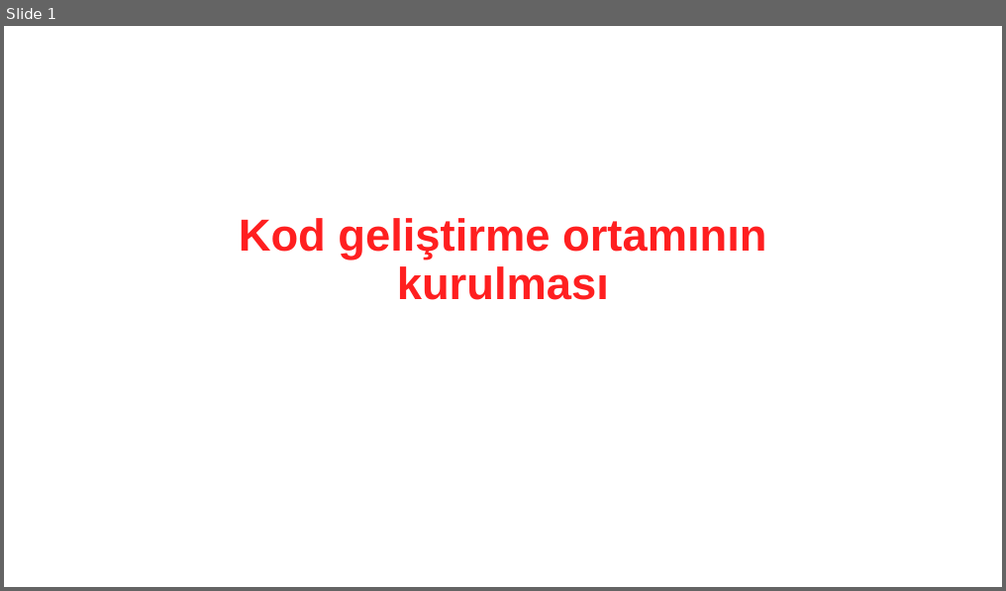
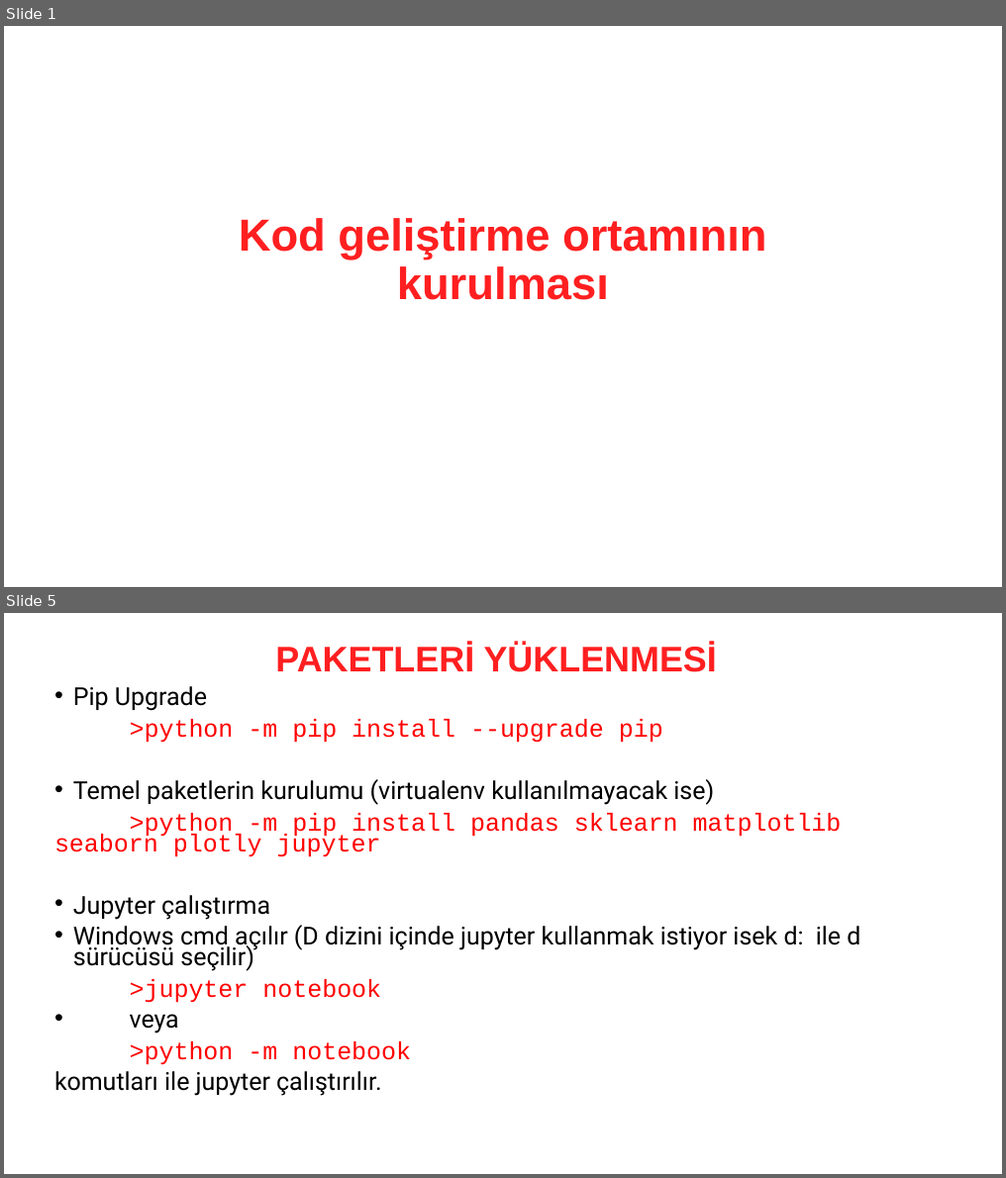
Before and after one commit to MustafaErenSonkaya/machine-learning-with-python-101, a slide deck: presentations/07. Kod geliştirme ortamının kurulması.pptx. Shown one above the other, each under a label of ours: slide 1 before the commit, slides 1 and 5 after it; the slides between them are not shown. The pictures are 1006x591 and 1006x1178 pixels, drawn with LibreOffice and Linux fonts; fonts in the diff are those of the drawing. Boxes give left, top, right and bottom in pixels: in the first picture for what was removed or moved away, otherwise in the second. Text is boxed around its words. In the diff, an @@ line names an element or a change of style, - is before the commit and + after.

```diff
--- a/presentations/07. Kod geliştirme ortamının kurulması.pptx
+++ b/presentations/07. Kod geliştirme ortamının kurulması.pptx
@@ slide 5 added at (4, 613, 1002, 1174), background #FFFFFF @@
@@ title added at (275, 644, 717, 672), 34.2 pt, text #FF1F20, bold @@
+PAKETLERİ YÜKLENMESİ
@@ text added at (54, 686, 860, 1096), 23.8 pt, text #000000 @@
+• Pip Upgrade
+>python -m pip install --upgrade pip
+• Temel paketlerin kurulumu (virtualenv kullanılmayacak ise)
+>python -m pip install pandas sklearn matplotlib seaborn plotly jupyter
+• Jupyter çalıştırma
+• Windows cmd açılır (D dizini içinde jupyter kullanmak istiyor isek d: ile d sürücüsü seçilir)
+>jupyter notebook
+• veya
+>python -m notebook
+komutları ile jupyter çalıştırılır.
```
Also in this commit, not shown: 1 slide changed, 9 other slides added, 52 other files.
